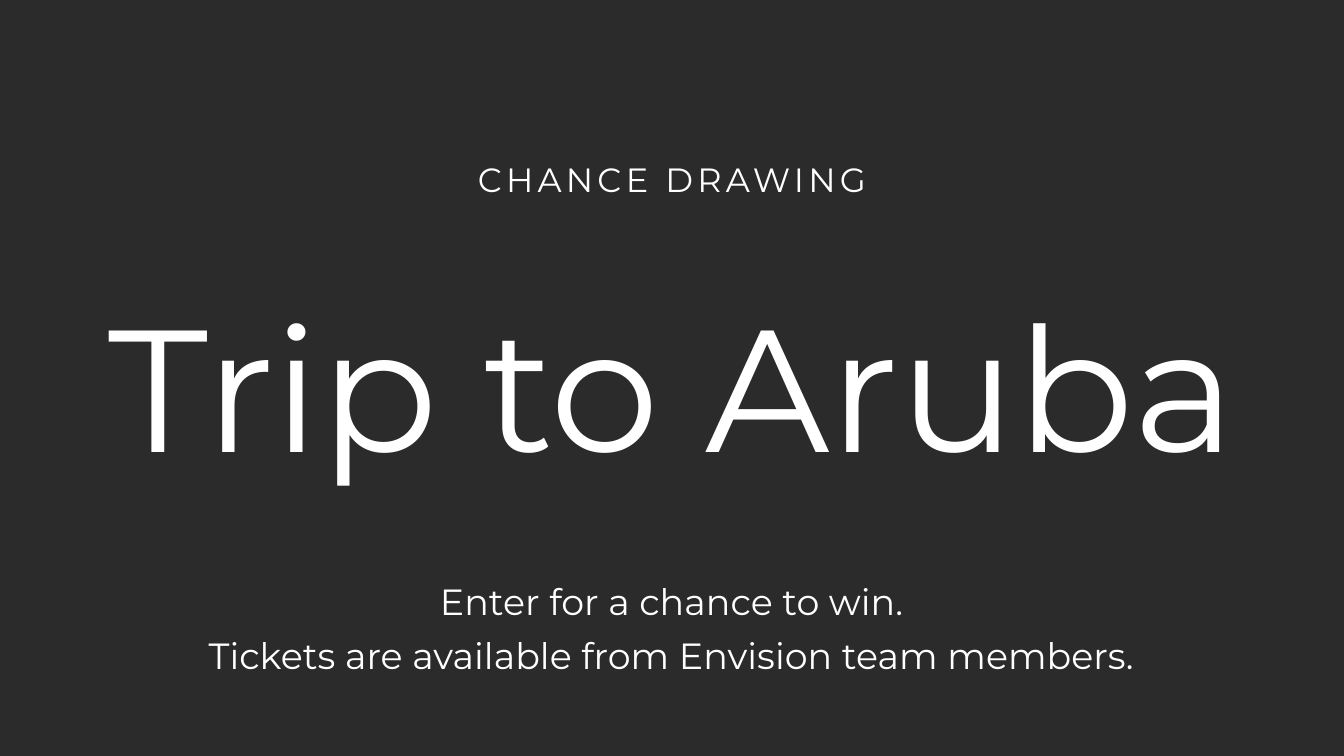
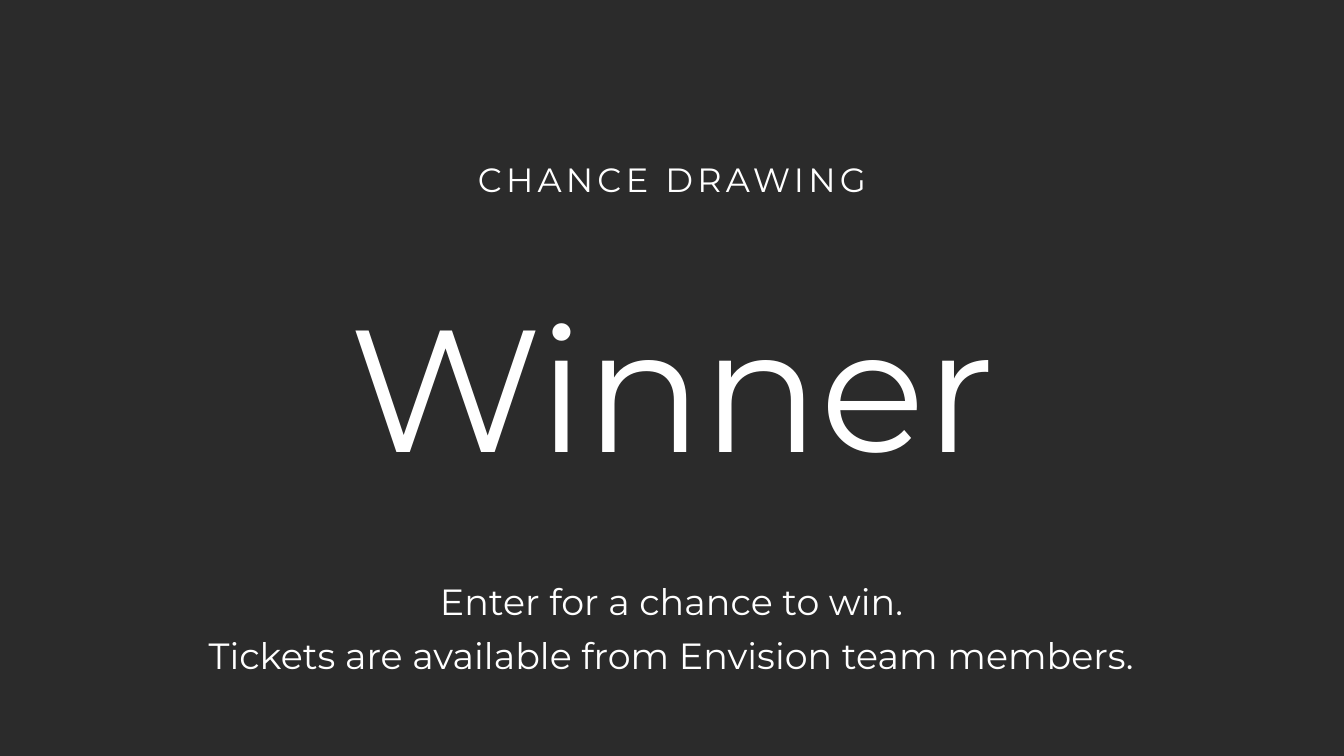
Before and after one commit to LauraRestum/gala_asset_dashboard, a slide deck: slide 31 of assets/2026-gala-program-presentation.pptx (slide 27 before the commit). Drawn at 1344x756 pixels with LibreOffice and Linux fonts; fonts in the diff are those of the drawing; background and template pictures are left out; a plain dark background stands for a picture behind light text. Boxes give left, top, right and bottom in pixels: in the first picture for what was removed or moved away, otherwise in the second. Text is boxed around its words. In the diff, an @@ line names an element or a change of style, - is before the commit and + after.

```diff
--- a/assets/2026-gala-program-presentation.pptx
+++ b/assets/2026-gala-program-presentation.pptx
@@ text at [349,323,995,453]: text changed @@
-Trip to Aruba
+Winner
```
Also in this commit, not shown: 5 other slides changed, 5 slides added, 2 slides removed, 34 other files.
